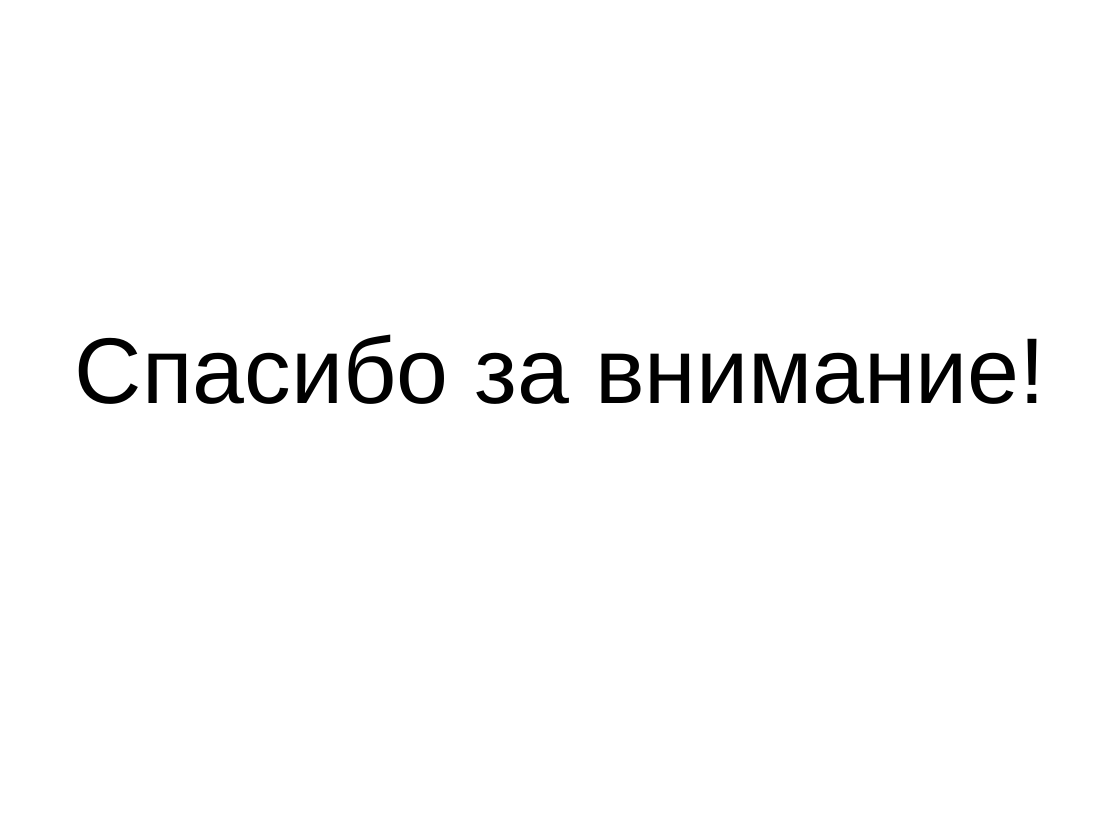
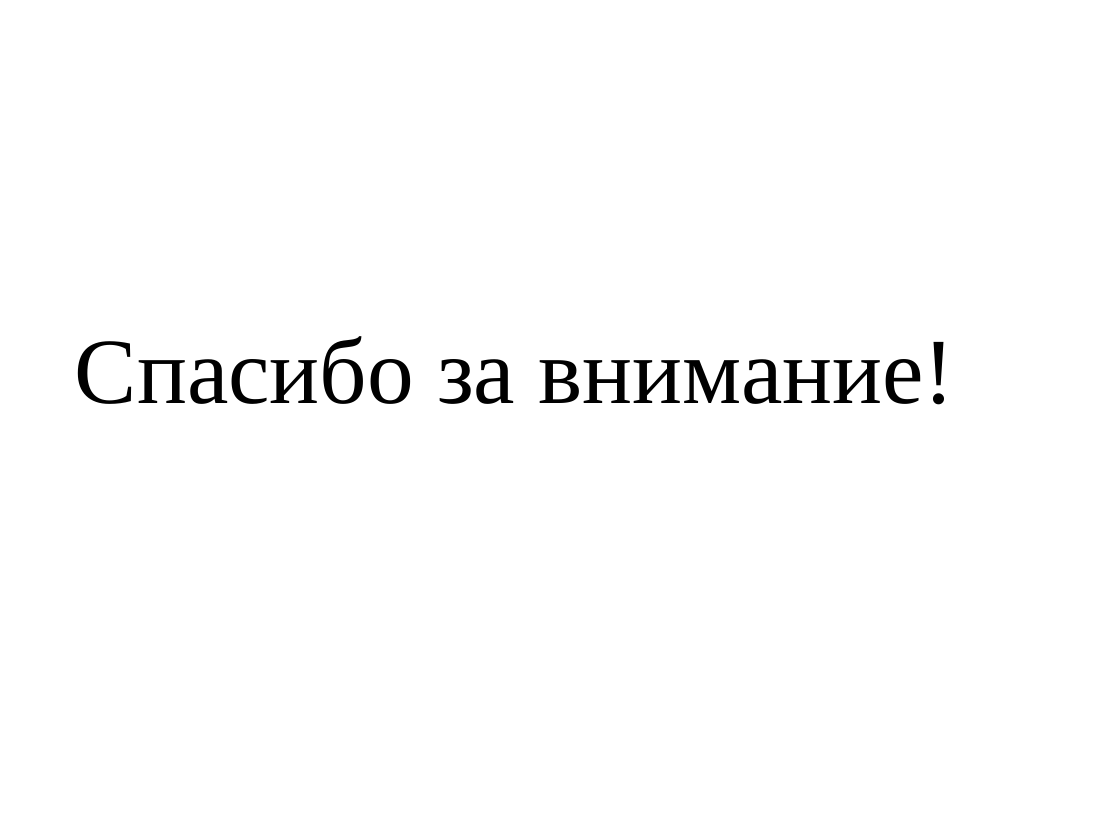
Before and after one commit to TimmmofeyD/TrafficLight, a slide deck: slide 16 of Presitation/TLPresintation.pptx (slide 12 before the commit). Drawn at 1120x840 pixels with LibreOffice and Linux fonts; fonts in the diff are those of the drawing. Boxes give left, top, right and bottom in pixels: in the first picture for what was removed or moved away, otherwise in the second. Text is boxed around its words. In the diff, an @@ line names an element or a change of style, - is before the commit and + after.

```diff
--- a/Presitation/TLPresintation.pptx
+++ b/Presitation/TLPresintation.pptx
@@ title "Спасибо за внимание!" at [75,336,955,405]: font Arial to Times New Roman @@
```
Also in this commit, not shown: 10 other slides changed, 4 slides added.
